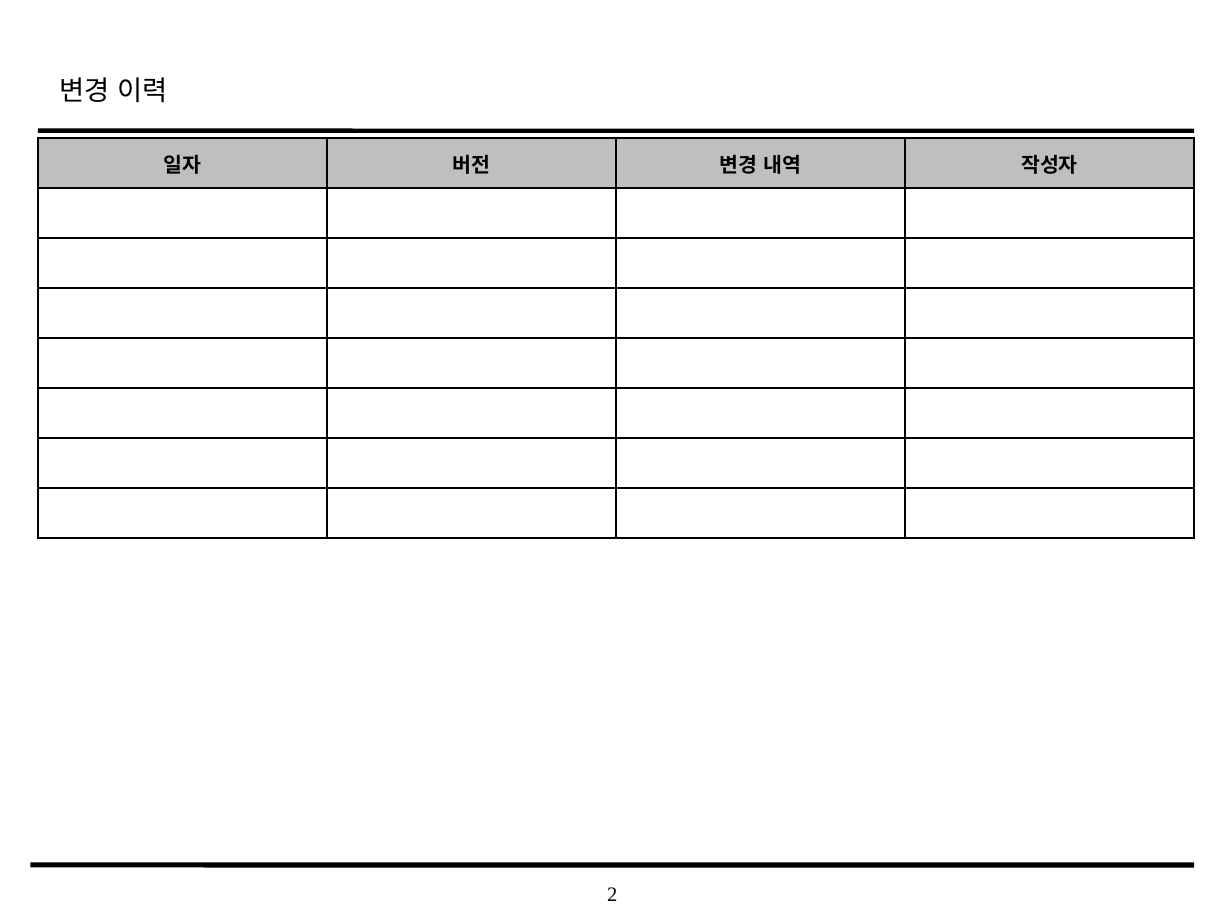
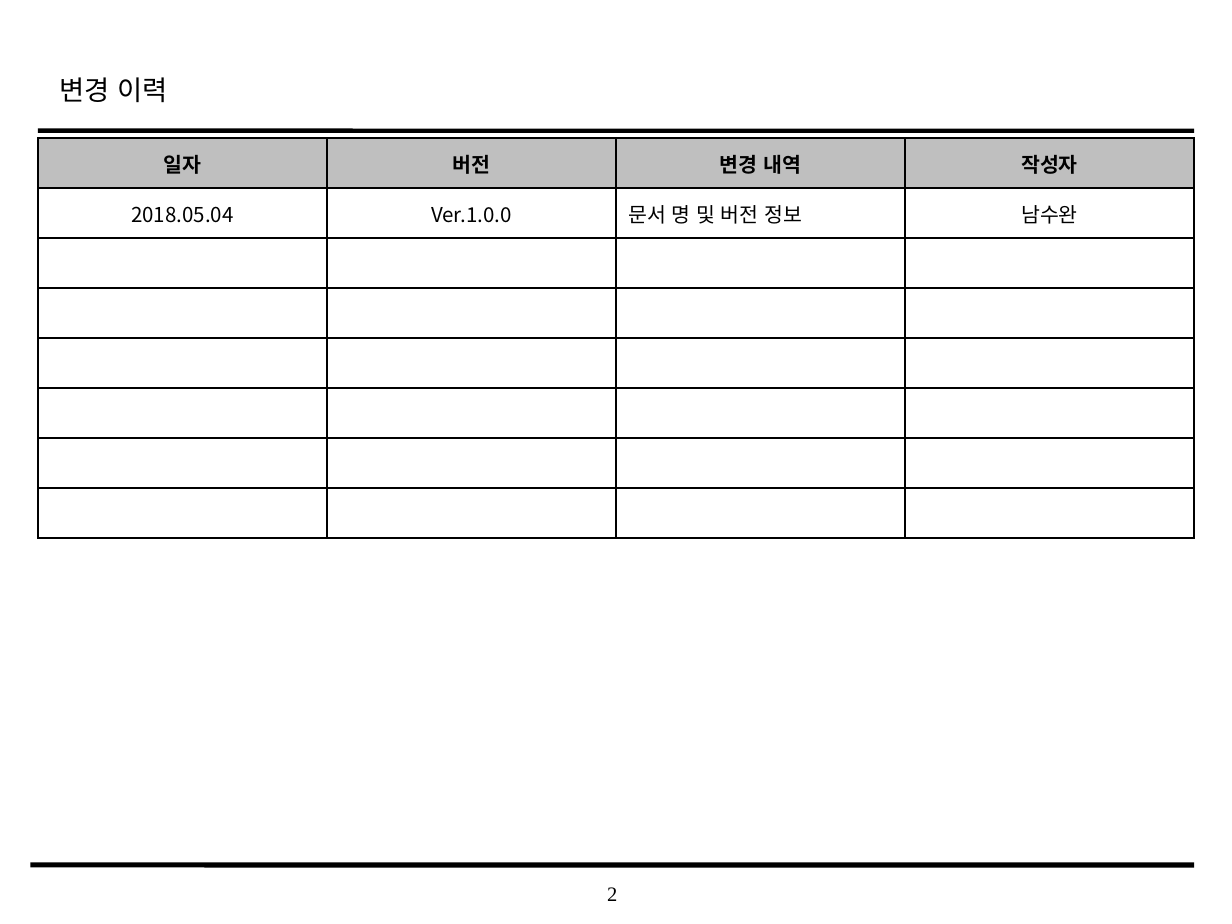
Before and after one commit to SMU-SE-Admin/18-1_3_THREEGO_Doc, a slide deck: slide 2 of 03 설계/UI Design Template_3조_THREEGO.pptx. Drawn at 1232x924 pixels with LibreOffice and Linux fonts; fonts in the diff are those of the drawing; background and template pictures are left out. Boxes give left, top, right and bottom in pixels: in the first picture for what was removed or moved away, otherwise in the second. Text is boxed around its words. In the diff, an @@ line names an element or a change of style, - is before the commit and + after.

Commit message:
#1108 UI 설계서 작성
본문 내용 중 문서명과 버전을 수정

```diff
--- a/03 설계/UI Design Template_3조_THREEGO.pptx
+++ b/03 설계/UI Design Template_3조_THREEGO.pptx
@@ table at (x1=38, y1=138, x2=1196, y2=537) @@
+row 2: 2018.05.04 | Ver.1.0.0 | 문서 명 및 버전 정보 | 남수완
-row 8:  |  |  | 
```
Also in this commit, not shown: 22 other slides changed.
